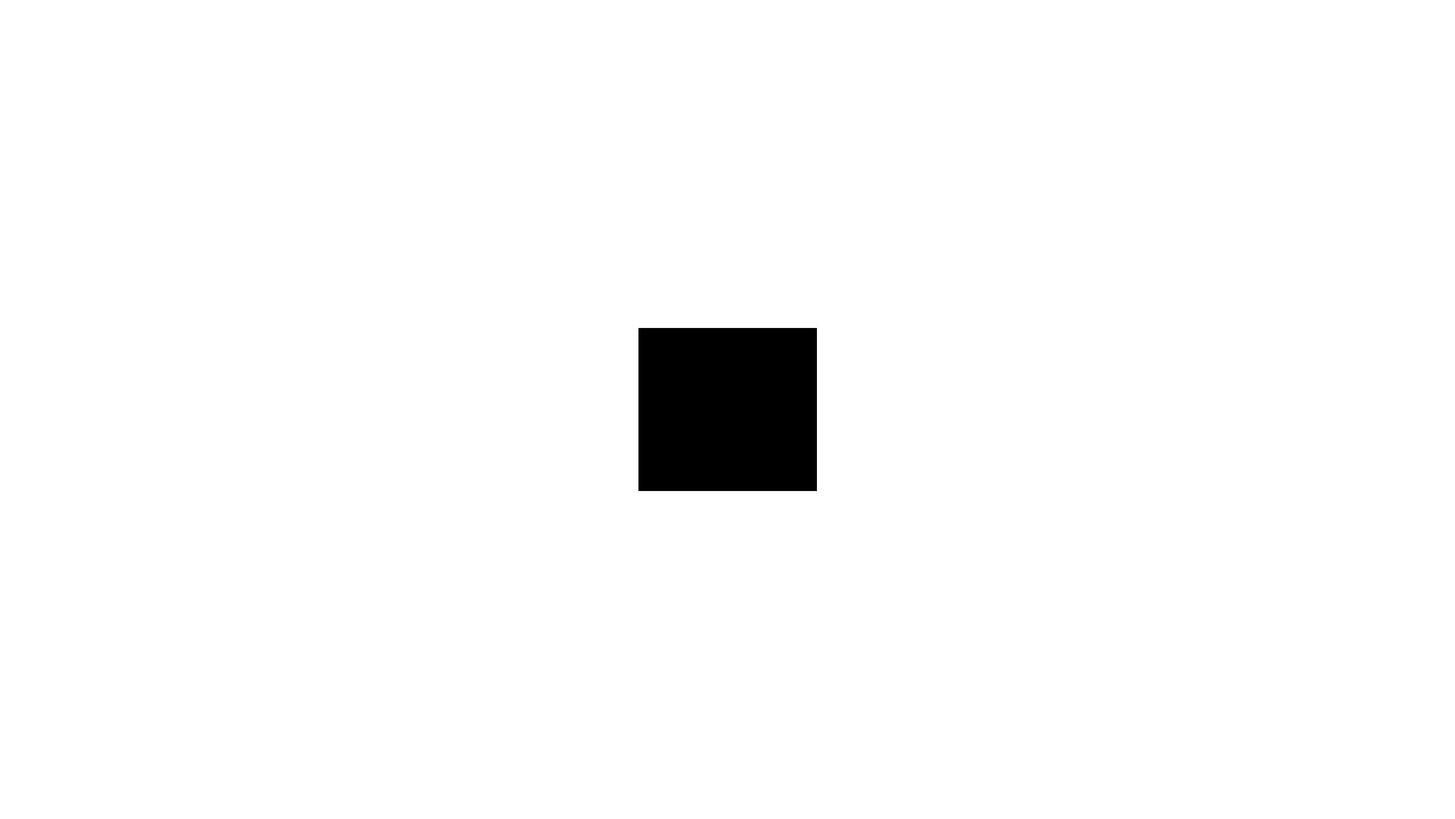
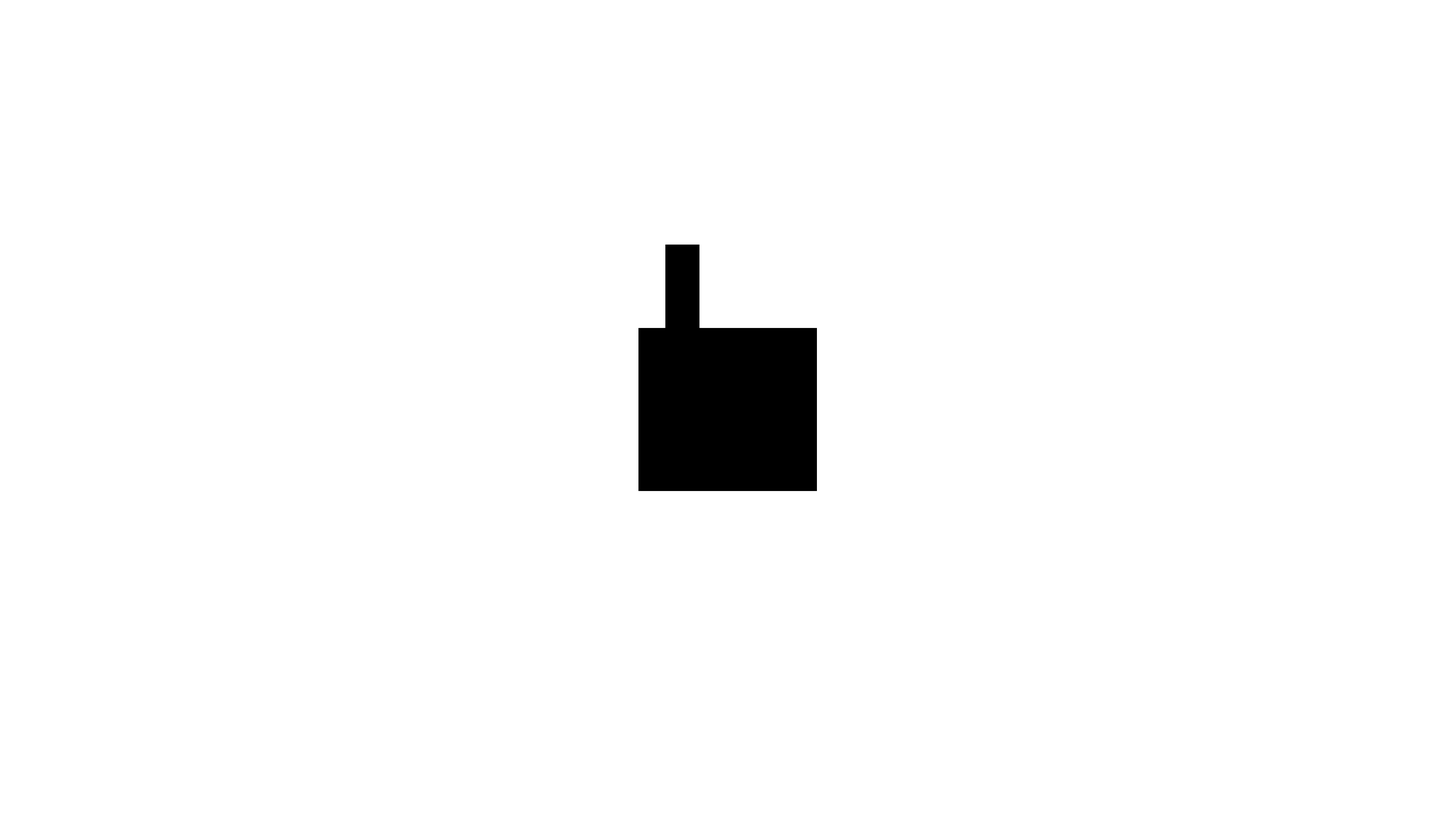
Layered file, before and after one edit (1455x819). Changes by layer:
added layer "Player" above "Ground1" over box(665, 244, 700, 328)
